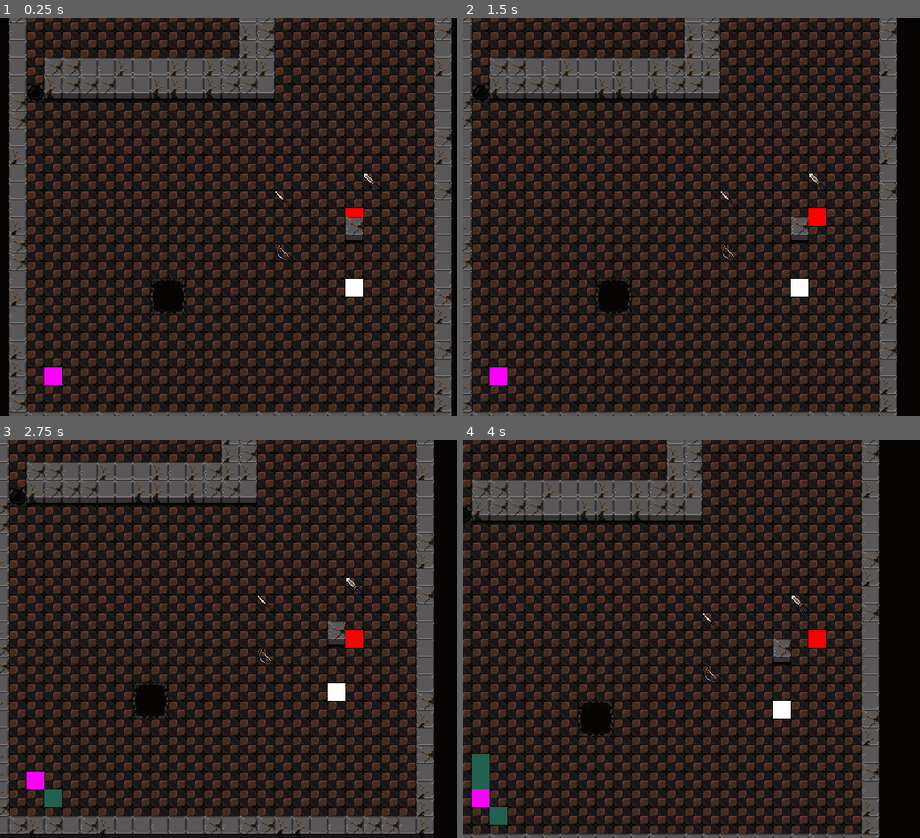
Above: before the commit, frames 1-4 (two rows, left to right).
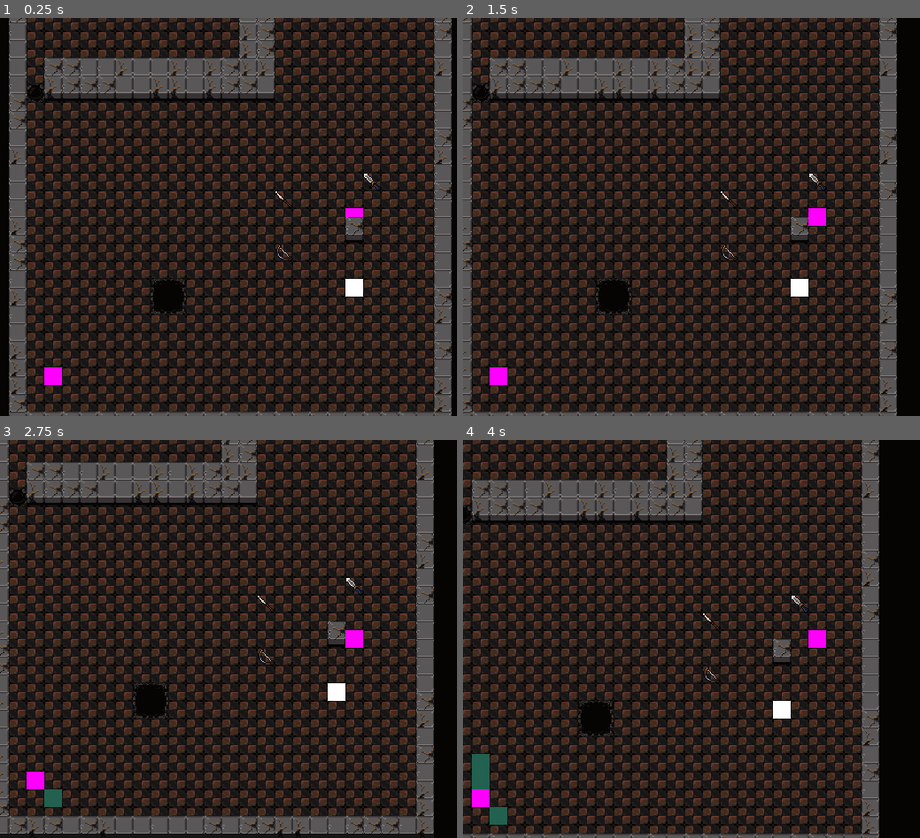
Above: after the commit, the same moments.

Repository: impstudio2024/Brackeys2024-2
Game: Godot game, scene res://Scenes/map.tscn
Same seed, same stepped clock (60 frames per second), same inputs: the game is played once before the commit and once after it.
Inputs (mouse positions are in pixels of both pictures, inside the frame that each line leads up to):
- Up to frame 1 (0.25 s): no input
- Up to frame 2 (1.5 s): tap Enter (ui_accept) at 0.5, 0.77, 1.25 s; move the mouse to (outside the picture) at 0.52 s; hold D (move_right) 0.53-1.28 s; hold F 0.53-1.28 s; click (outside the picture) at 0.67 s; move the mouse to (677, 236) at 1.27 s; hold S (down) from 1.28 s (still down); tap Space at 1.35 s
- Up to frame 3 (2.75 s): tap Enter (ui_accept) at 1.52, 2 s; move the mouse to (425, 551) at 2.02 s; release S (down) at 2.03 s; hold D (move_right) from 2.03 s (still down); hold F from 2.03 s (still down)
- Up to frame 4 (4 s): tap Enter (ui_accept) at 2.75, 3.02, 3.5, 3.77 s; move the mouse to (782, 718) at 2.77 s; release D (move_right) at 2.78 s; release F at 2.78 s; hold W (move_up) 2.78-3.53 s; tap Space at 2.85 s; click (782, 718) at 2.92 s; move the mouse to (outside the picture) at 3.52 s; hold A (move_left) from 3.53 s (still down); hold F from 3.53 s (still down)

The runs differ from the first frame. In frame 1, less than 0.1% of the frame differs, in the area x 75-80%, y 47-50%; in frame 2, 0.2%, in the area x 75-80%, y 47-53%; in frame 3, 0.2%; in frame 4, 0.2%.

Commit message:
modulate character fix

Diff:
--- a/brackeys-2024-2/Scenes/player.tscn
+++ b/brackeys-2024-2/Scenes/player.tscn
@@ -53,6 +53,10 @@
 script = ExtResource("4_o5f32")
 zoom = Vector2(3, 3)
 tween_resource = SubResource("Resource_w445y")
+draw_limits = true
+
+[node name="WhiteSquare" parent="." index="1"]
+modulate = Color(1, 0, 0.984314, 1)
 
 [node name="DEBUG_WeaponDisplayed" type="AnimatedSprite2D" parent="." index="3"]
 sprite_frames = SubResource("SpriteFrames_p47x2")
Not shown: 1 places in brackeys-2024-2/Scenes/player.tscn that only renumber resources
